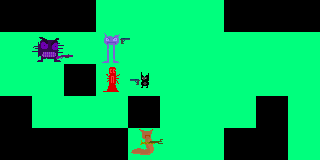
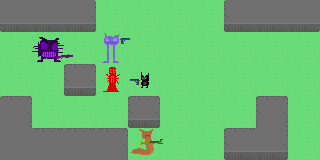
The second 320×160 image is a revision of the first. Changes to its layers:
added layer "Layer" above "Wall2" over (x1=0, y1=0, x2=320, y2=160)
added layer "Wall2" above "Wall" over (x1=0, y1=0, x2=320, y2=160)
added layer "Floor2" above "Floor1" over (x1=0, y1=0, x2=320, y2=160)
added layer "Floor1" above "Background" over (x1=0, y1=0, x2=320, y2=160)
